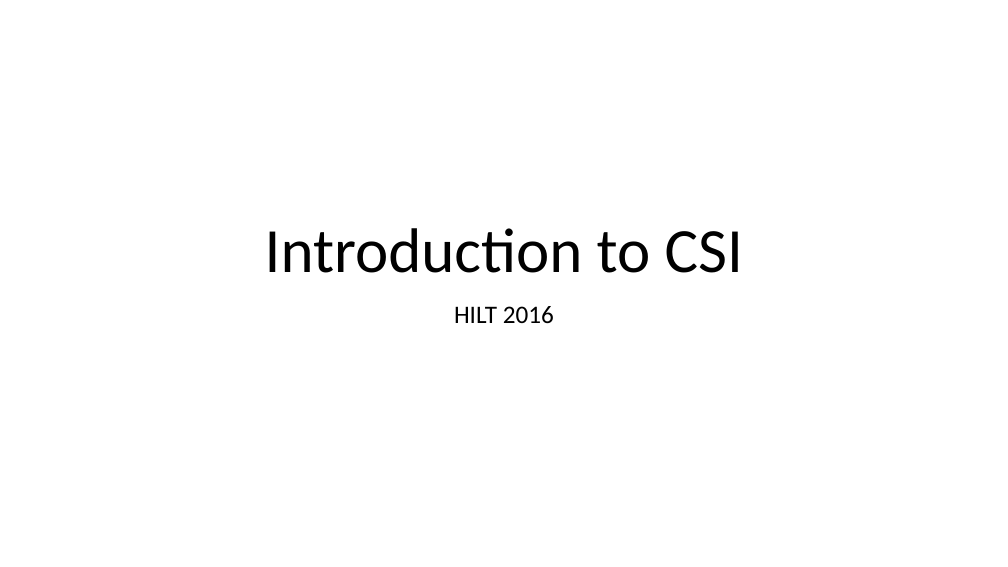
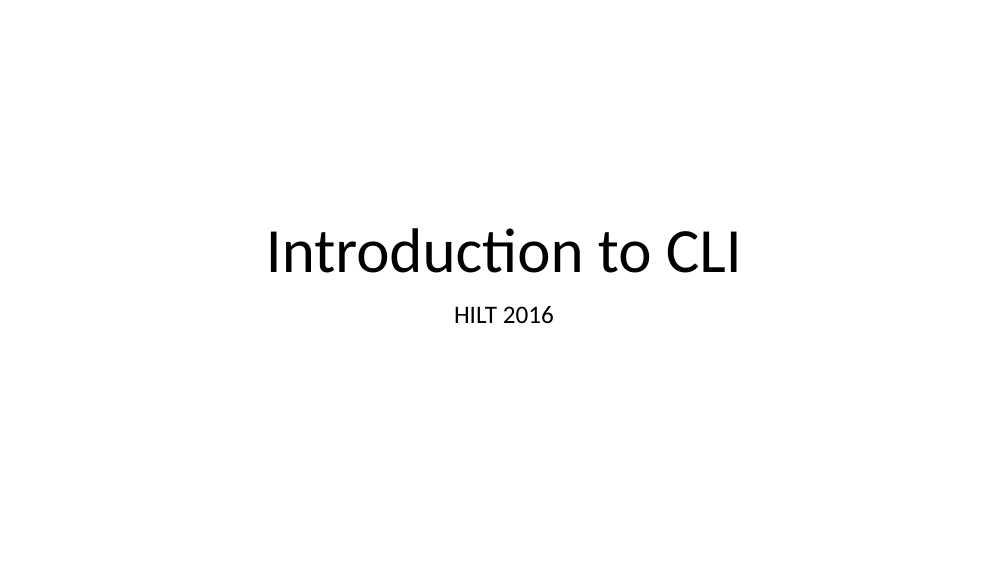
Before and after one commit to humanitiesprogramming/slides, a slide deck: slide 1 of HTML CSS Git.pptx. Drawn at 1008x567 pixels with LibreOffice and Linux fonts; fonts in the diff are those of the drawing. Boxes give left, top, right and bottom in pixels: in the first picture for what was removed or moved away, otherwise in the second. Text is boxed around its words. In the diff, an @@ line names an element or a change of style, - is before the commit and + after.

Commit message:
fixes slides

```diff
--- a/HTML CSS Git.pptx
+++ b/HTML CSS Git.pptx
@@ title at (266, 228, 742, 273): text changed @@
-Introduction to CSI
+Introduction to CLI
```
